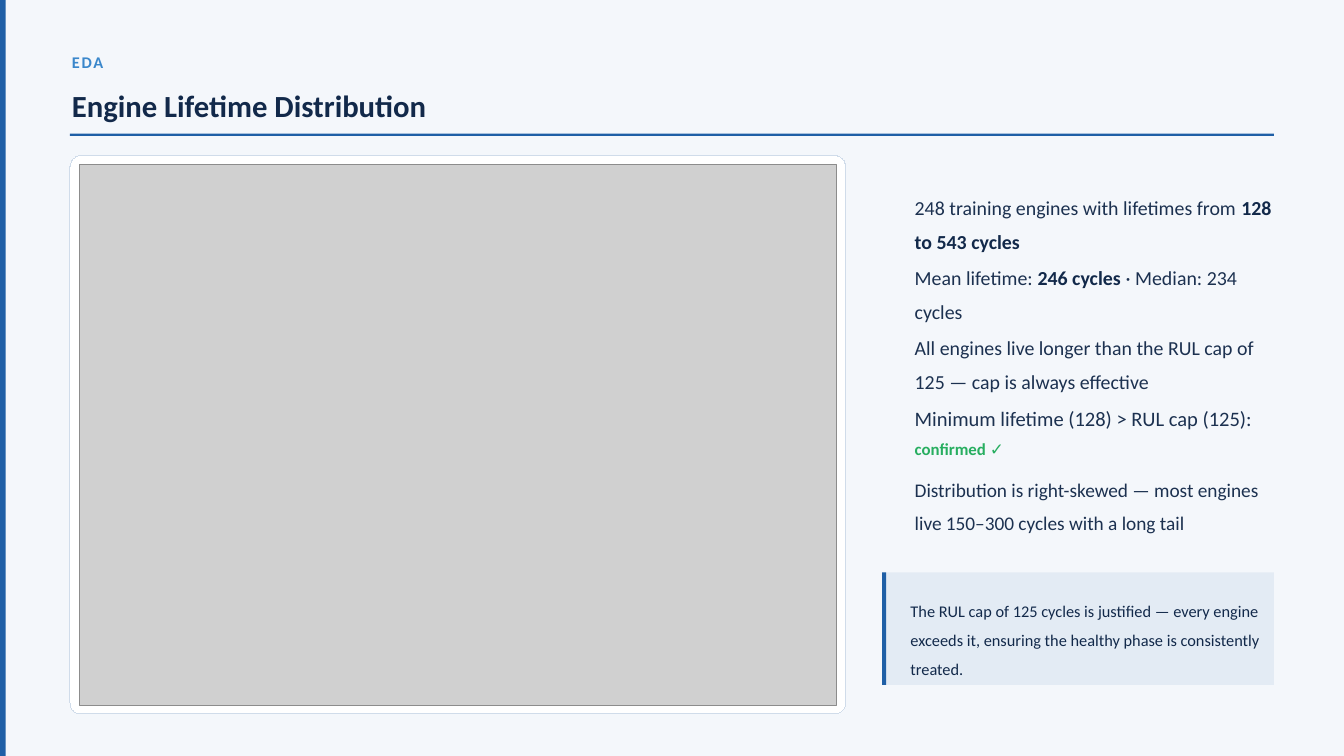
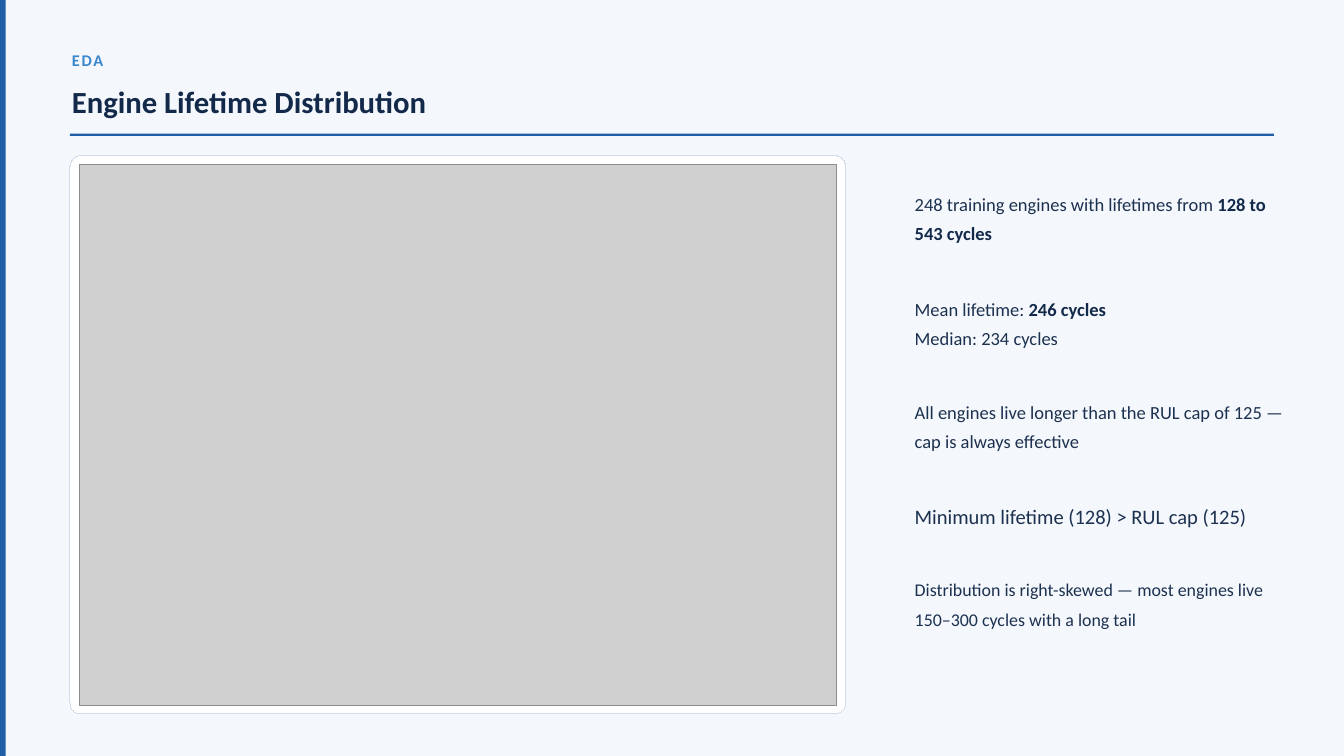
Before and after one commit to DhruvParmar051/Aircraft-Engine-Failure-Forecasting, a slide deck: slide 10 of AFM_ppt.pptx (slide 16 before the commit). Drawn at 1344x756 pixels with LibreOffice and Linux fonts; fonts in the diff are those of the drawing; grey boxes stand for pictures. Boxes give left, top, right and bottom in pixels: in the first picture for what was removed or moved away, otherwise in the second. Text is boxed around its words. In the diff, an @@ line names an element or a change of style, - is before the commit and + after.

```diff
--- a/AFM_ppt.pptx
+++ b/AFM_ppt.pptx
@@ text "EDA" at (x1=70, y1=50, x2=1310, y2=73): line spacing 1 to 0.9 @@
@@ text "Engine Lifetime Distribution" at (x1=72, y1=91, x2=426, y2=119): line spacing 1.1 to 1 @@
@@ text "248 training engines with lifetimes ..." at (x1=915, y1=198, x2=1266, y2=243): size 21.3 to 19.7 pt; line spacing 1.4 to 1.3 @@
@@ text at (x1=915, y1=303, x2=1106, y2=348): text changed; size 21.3 to 19.7 pt @@
-Mean lifetime: 246 cycles · Median: 234 cycles
+Mean lifetime: 246 cycles
+Median: 234 cycles
@@ text "All engines live longer than ..." at (x1=915, y1=406, x2=1262, y2=451): size 21.3 to 19.7 pt; line spacing 1.4 to 1.3 @@
@@ text "All engines live longer than ..." moved from (x1=915, y1=341, x2=1254, y2=393) to (x1=915, y1=406, x2=1262, y2=451) @@
@@ text at (x1=915, y1=509, x2=1247, y2=528): text changed @@
-Minimum lifetime (128) > RUL cap (125): confirmed ✓
+Minimum lifetime (128) > RUL cap (125)
@@ text "Distribution is right-skewed — most ..." moved from (x1=915, y1=483, x2=1258, y2=534) to (x1=915, y1=583, x2=1263, y2=629) @@
@@ text "Distribution is right-skewed — most ..." at (x1=915, y1=583, x2=1263, y2=629): size 20.7 to 19.1 pt @@
@@ rectangle removed at (x1=882, y1=573, x2=1273, y2=685) @@
@@ rectangle removed at (x1=882, y1=573, x2=886, y2=685) @@
@@ text removed at (x1=910, y1=605, x2=1260, y2=675) @@
-The RUL cap of 125 cycles is justified — every engine exceeds it, ensuring the healthy phase is consistently treated.
```
Also in this commit, not shown: 47 other slides changed, 1 slide added, 7 slides removed.
